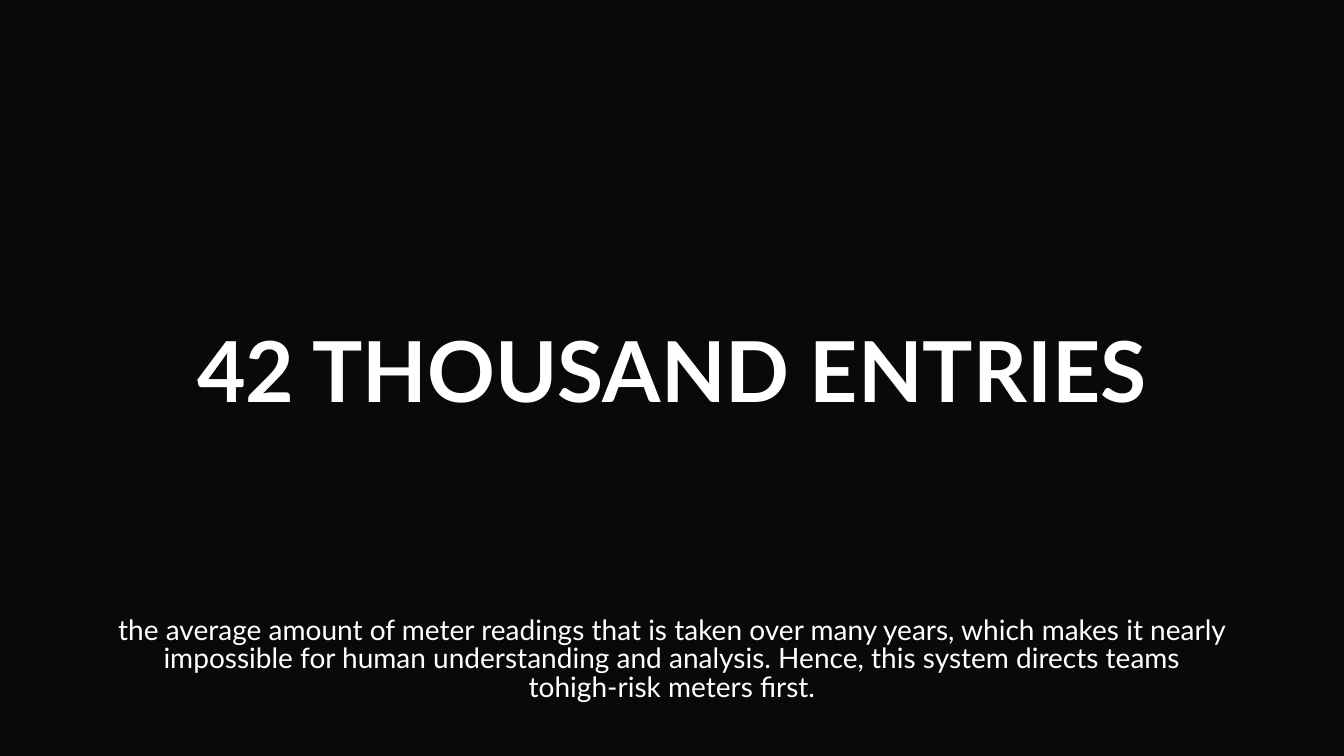
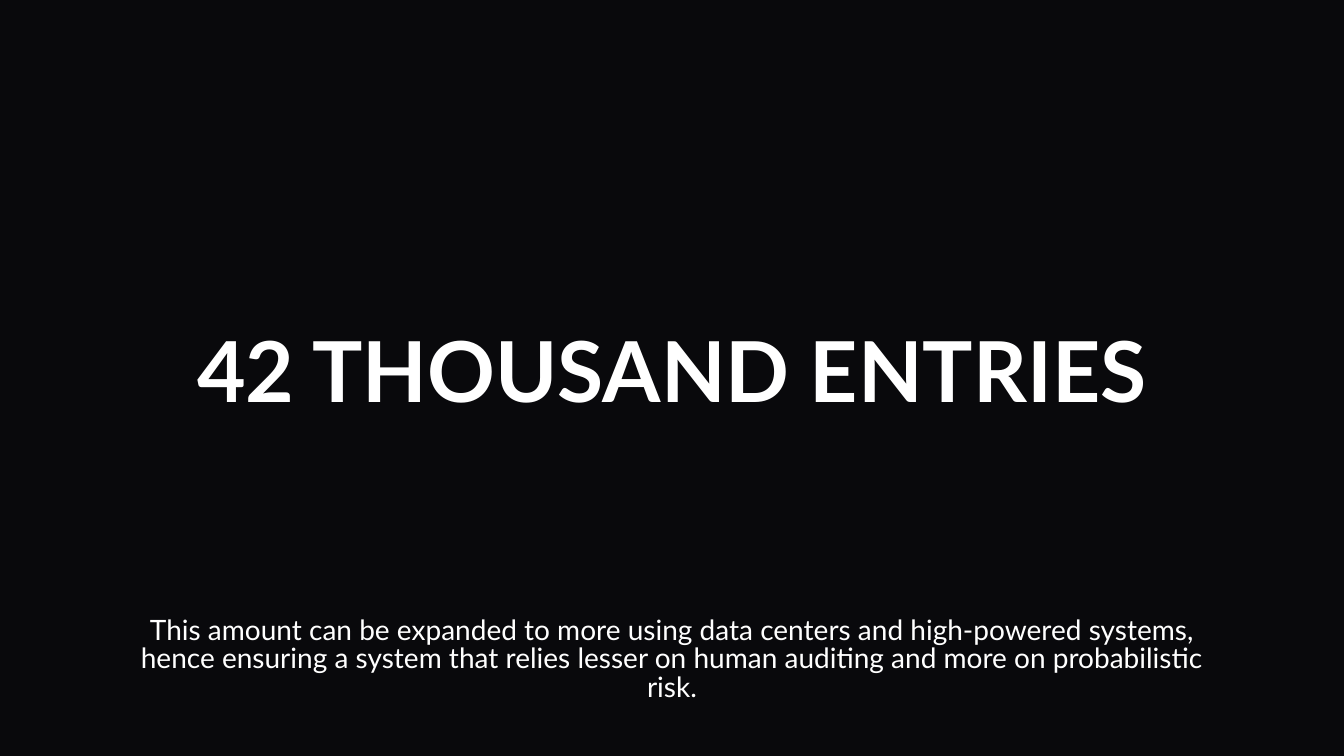
Before and after one commit to Sham-Uday/3VS_Electricity_Theft_Detection, a slide deck: slide 13 of backend/FINAL REVIEW.pptx (slide 9 before the commit). Drawn at 1344x756 pixels with LibreOffice and Linux fonts; fonts in the diff are those of the drawing. Boxes give left, top, right and bottom in pixels: in the first picture for what was removed or moved away, otherwise in the second. Text is boxed around its words. In the diff, an @@ line names an element or a change of style, - is before the commit and + after.

```diff
--- a/backend/FINAL REVIEW.pptx
+++ b/backend/FINAL REVIEW.pptx
@@ text at bbox=[141, 619, 1202, 698]: text changed @@
-the average amount of meter readings that is taken over many years, which makes it nearly impossible for human understanding and analysis. Hence, this system directs teams tohigh-risk meters first.
+This amount can be expanded to more using data centers and high-powered systems, hence ensuring a system that relies lesser on human auditing and more on probabilistic risk.
```
Also in this commit, not shown: 2 other slides changed, 4 slides added, 2 slides removed.
